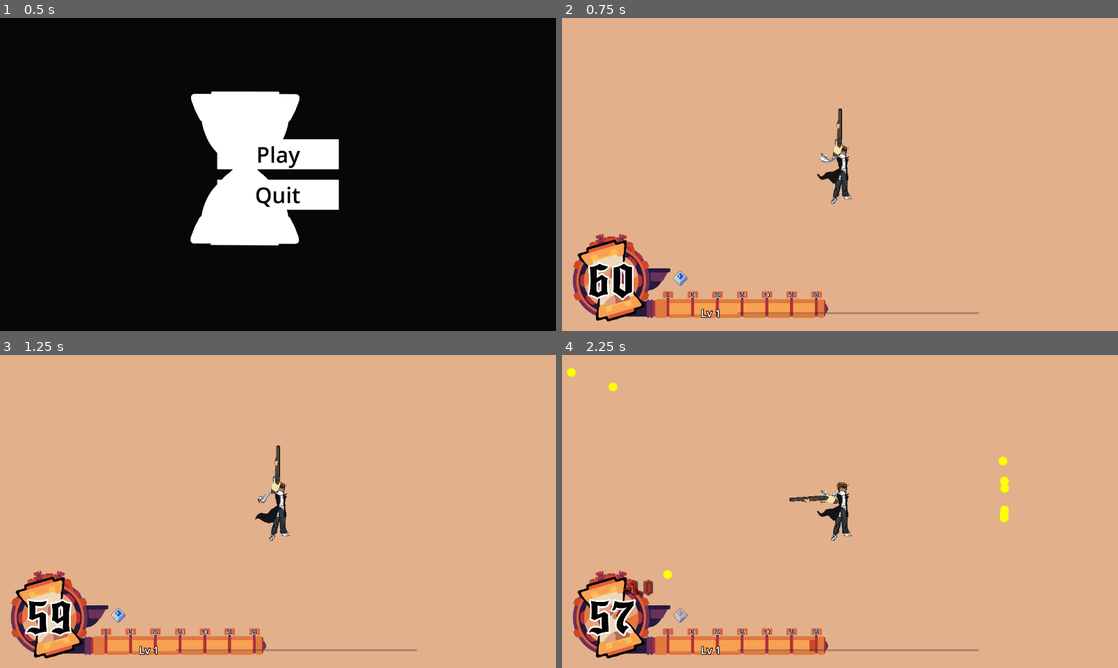
Above: before the commit, frames 1-4 (two rows, left to right).
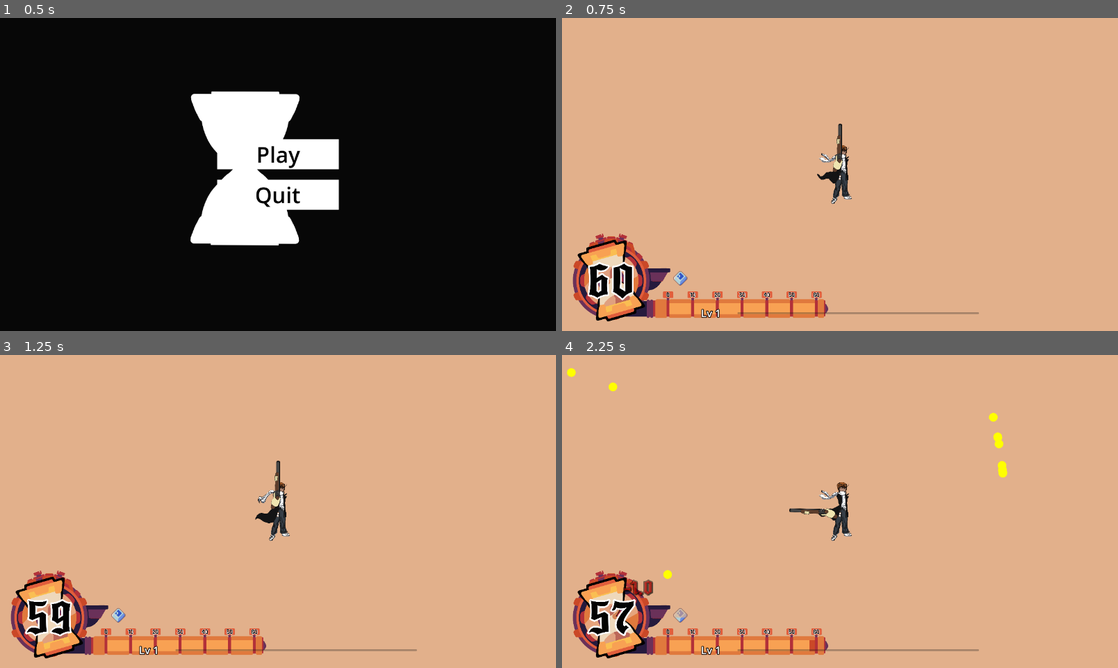
Above: after the commit, the same moments.

Repository: chiefpat450119/GMTK-2026
Game: Godot game, scene res://scenes/main.tscn
The game is run twice, just before and just after one commit, with the same random seed, the same clock (stepped at 60 frames per second) and the same inputs. The engine's default icon, where the game draws it, is replaced by a stand-in: a white triangle on a blue panel in a dark square.
Inputs (mouse positions are in pixels of both pictures, inside the frame that each line leads up to):
- Up to frame 1 (0.5 s): no input
- Up to frame 2 (0.75 s): click "Play" at 0.5 s
- Up to frame 3 (1.25 s): no input
- Up to frame 4 (2.25 s): tap Enter at 1.25 s; move the mouse to (962, 495) at 1.27 s; hold D (Right) 1.28-2 s; tap Shift (Dash) at 1.35 s; click (962, 495) at 1.42 s; drag from (728, 527) to (578, 470) at 2.02 s

Frame 1 is identical in both runs. In frame 2, 0.2% of the frame differs, in the area x 48-51%, y 28-50%; in frame 3, 0.2%; in frame 4, 0.7%, in the area x 40-81%, y 18-54%.

Commit message:
fix: railgun didn't display sand cost amount
Literally forgot to add 1 line of code lol

Diff:
--- a/scenes/entities/player/player.tscn
+++ b/scenes/entities/player/player.tscn
@@ -62,10 +62,9 @@
 scale = Vector2(0.94713265, 1.0591915)
 shape = SubResource("CapsuleShape2D_g4v7s")
 
+[node name="PlayerCamera" parent="." unique_id=1749758649 instance=ExtResource("6_70kwc")]
+
 [node name="Shotgun" parent="." unique_id=933200610 instance=ExtResource("3_j0oqr")]
-position = Vector2(0, -35)
-
-[node name="PlayerCamera" parent="." unique_id=1749758649 instance=ExtResource("6_70kwc")]
 
 [node name="MovementComponent" type="Node" parent="." unique_id=291962219 node_paths=PackedStringArray("body")]
 script = ExtResource("6_8akj5")
--- a/scenes/entities/weapons/railgun.gd
+++ b/scenes/entities/weapons/railgun.gd
@@ -13,6 +13,7 @@
 	if is_charging and can_fire:
 		cur_charge_amt = minf(cur_charge_amt + charge_rate * delta, max_charge_amount)
 		Player.instance.time_component.remove_time(base_cost * delta)
+		spend_sand_event.raise()
 		sprite.modulate = Color.RED.lerp(Color.WHITE, 1.0 - (cur_charge_amt / max_charge_amount))
 
 func _unhandled_input(event: InputEvent) -> void:
